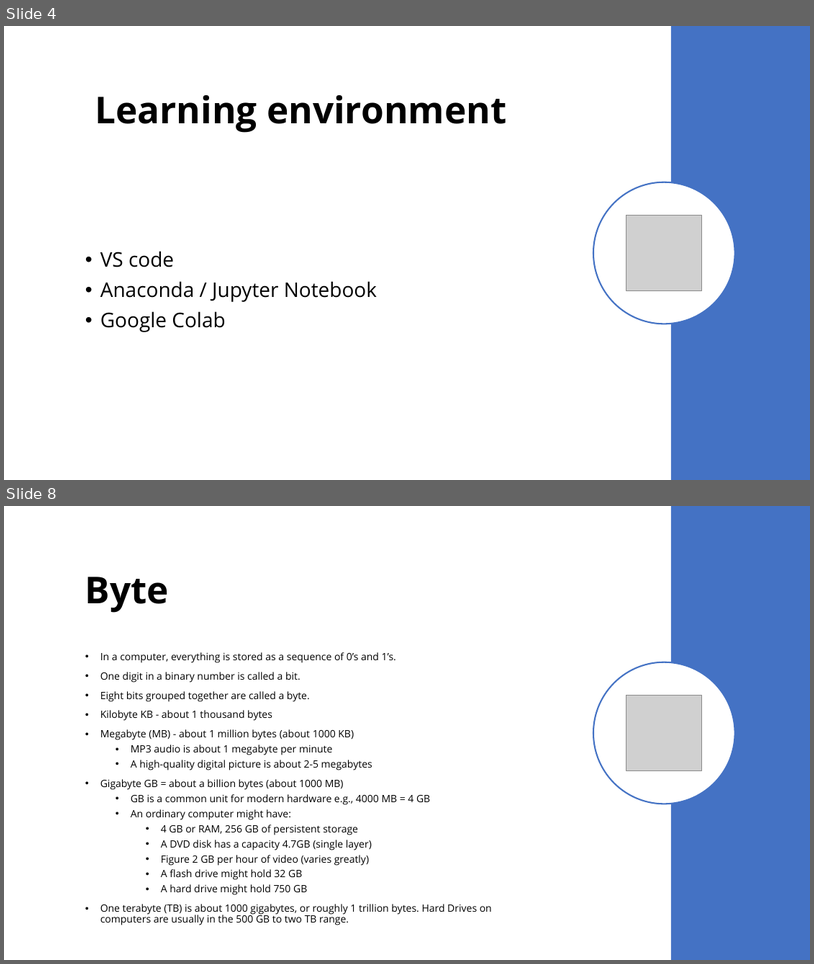
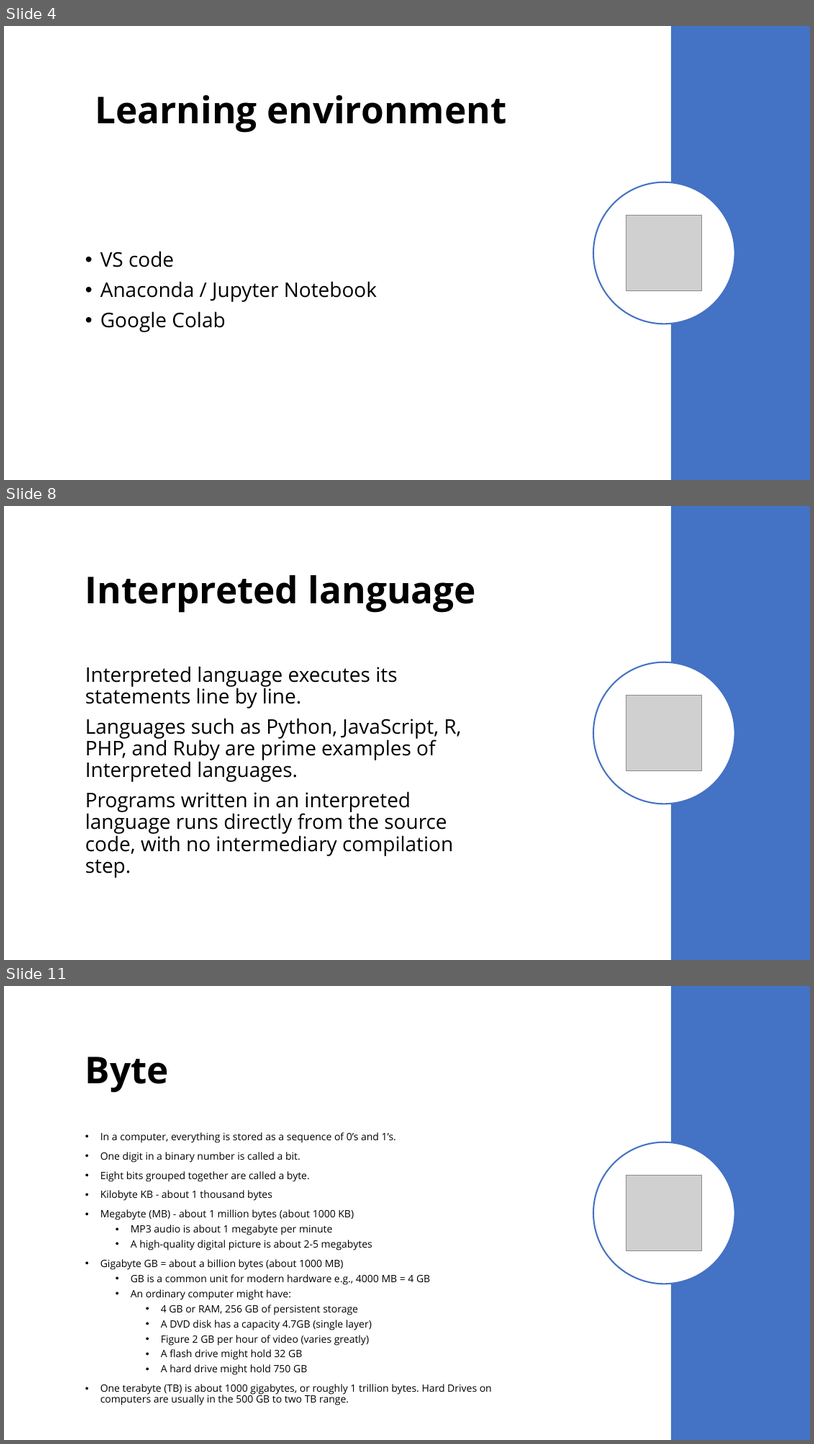
Before and after one commit to saritmaitra/Python-Fundamentals, a slide deck: ppt/Python.pptx. Shown one above the other, each under a label of ours: slides 4 and 8 before the commit, slides 4, 8 and 11 after it; the slides between them are not shown. The pictures are 814x964 and 814x1444 pixels, drawn with LibreOffice and Linux fonts; fonts in the diff are those of the drawing; grey boxes stand for pictures. Boxes give left, top, right and bottom in pixels: in the first picture for what was removed or moved away, otherwise in the second. Text is boxed around its words. In the diff, an @@ line names an element or a change of style, - is before the commit and + after.

```diff
--- a/ppt/Python.pptx
+++ b/ppt/Python.pptx
@@ slide 8 added at [4, 506, 810, 960], background #FFFFFF @@
@@ rectangle added at [671, 506, 810, 960], fill #4472C4 @@
@@ title added at [85, 575, 476, 613], 44 pt, text #000000, bold @@
+Interpreted language
@@ text added at [85, 666, 461, 878], 24 pt, text #000000 @@
+Interpreted language executes its statements line by line.
+Languages such as Python, JavaScript, R, PHP, and Ruby are prime examples of Interpreted languages.
+Programs written in an interpreted language runs directly from the source code, with no intermediary compilation step.
@@ ellipse added at [594, 662, 736, 803], fill #FFFFFF, outline #4472C4 1.75 pt @@
@@ picture added at [627, 695, 702, 771] @@
@@ what was slide 8 is now slide 11 @@
```
Also in this commit, not shown: 3 slides changed, 2 other slides added.
